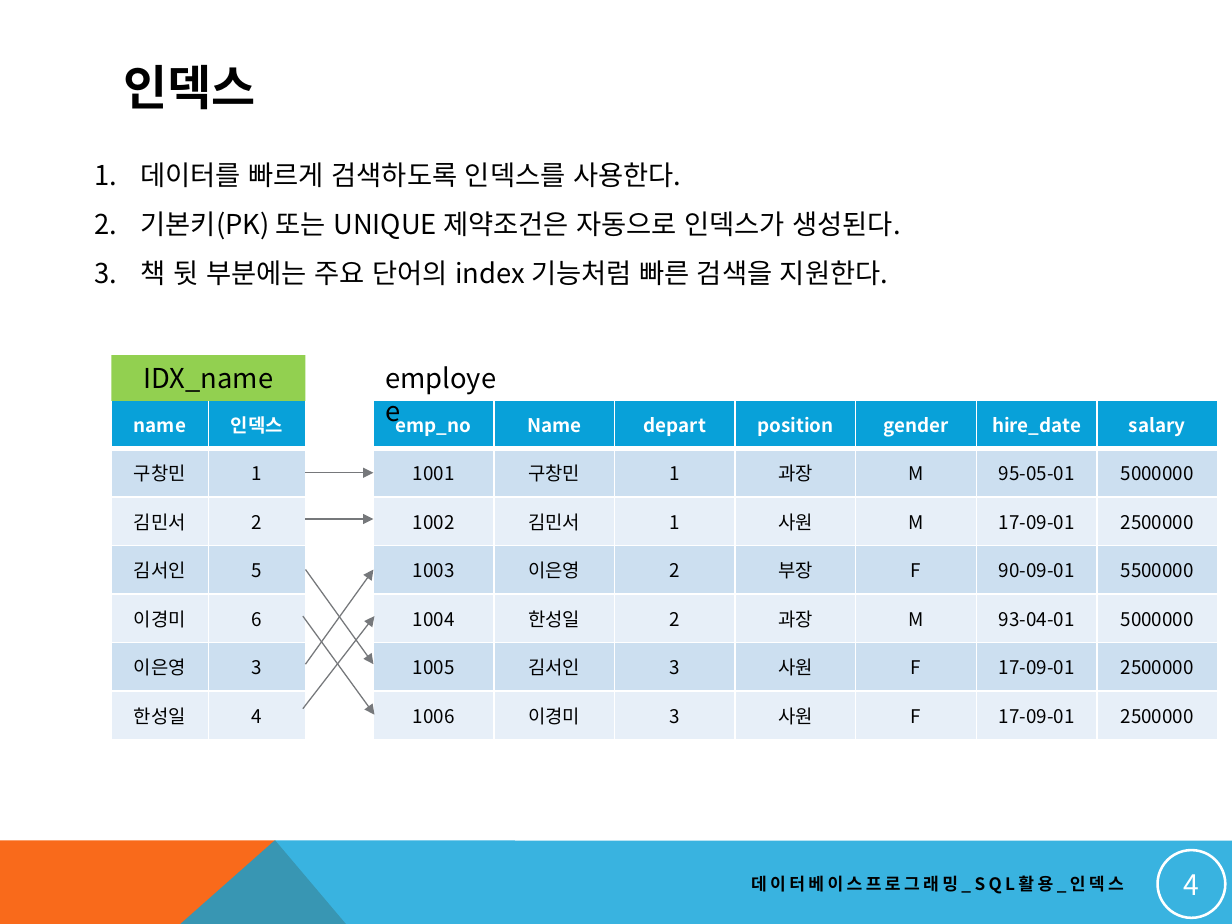
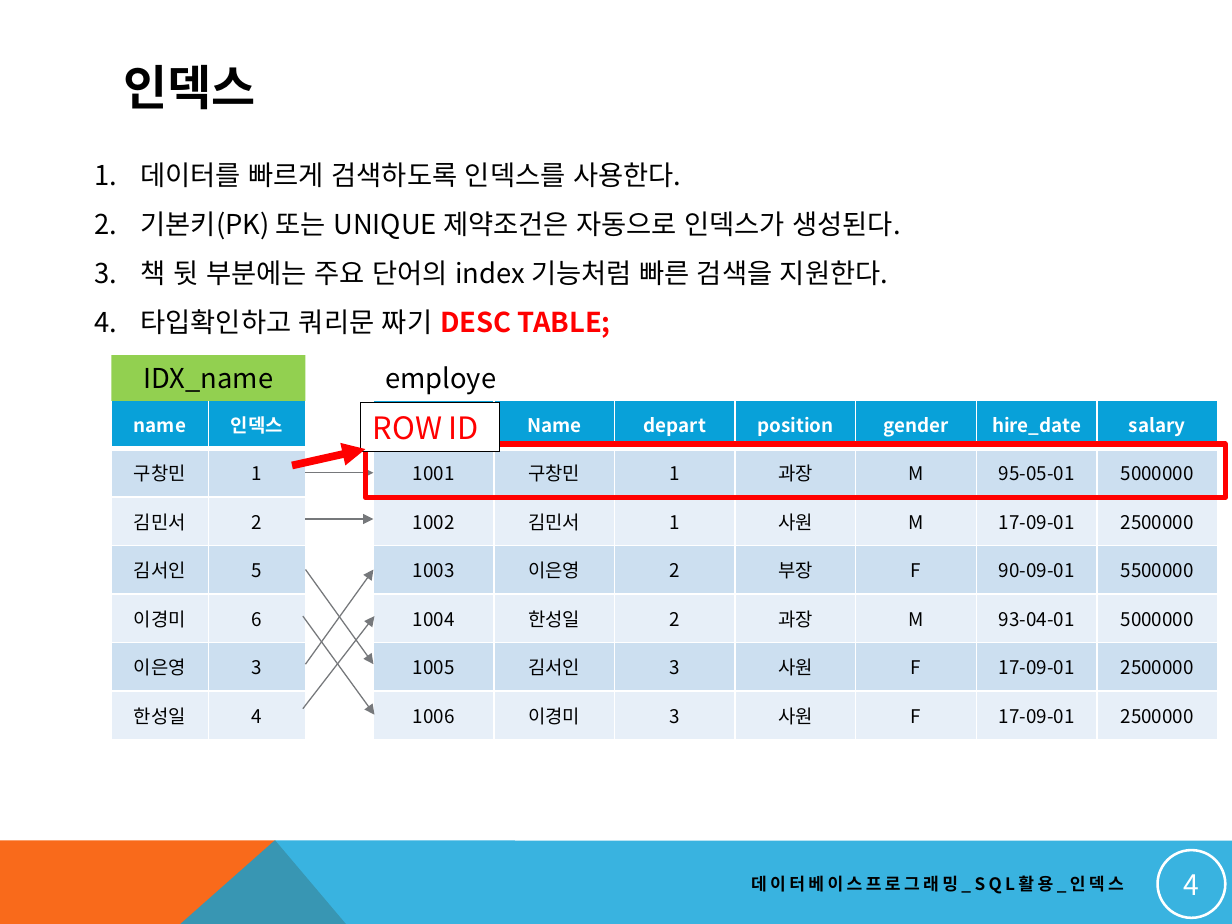
Before and after one commit to soeun1365/dbstudy, a slide deck: slide 4 of NEW_DBMS교안/18. 고급 SQL 작성하기_인덱스.pptx. Drawn at 1232x924 pixels with LibreOffice and Linux fonts; fonts in the diff are those of the drawing. Boxes give left, top, right and bottom in pixels: in the first picture for what was removed or moved away, otherwise in the second. Text is boxed around its words. In the diff, an @@ line names an element or a change of style, - is before the commit and + after.

```diff
--- a/NEW_DBMS교안/18. 고급 SQL 작성하기_인덱스.pptx
+++ b/NEW_DBMS교안/18. 고급 SQL 작성하기_인덱스.pptx
@@ text at <box>141,309,610,338</box>: paragraph added @@
+4. 타입확인하고 쿼리문 짜기 DESC TABLE;
@@ rectangle added at <box>361,403,500,452</box>, fill #FFFFFF, outline #000000 0.75 pt, 18 pt, text #FF0000 @@
+ROW ID
@@ rectangle added at <box>366,444,1226,496</box>, outline #FF0000 3 pt @@
@@ arrow added from (292, 466) to (366, 450), #FF0000 4.5 pt @@
```
Also in this commit, not shown: 3 other slides changed, 12 other files.
